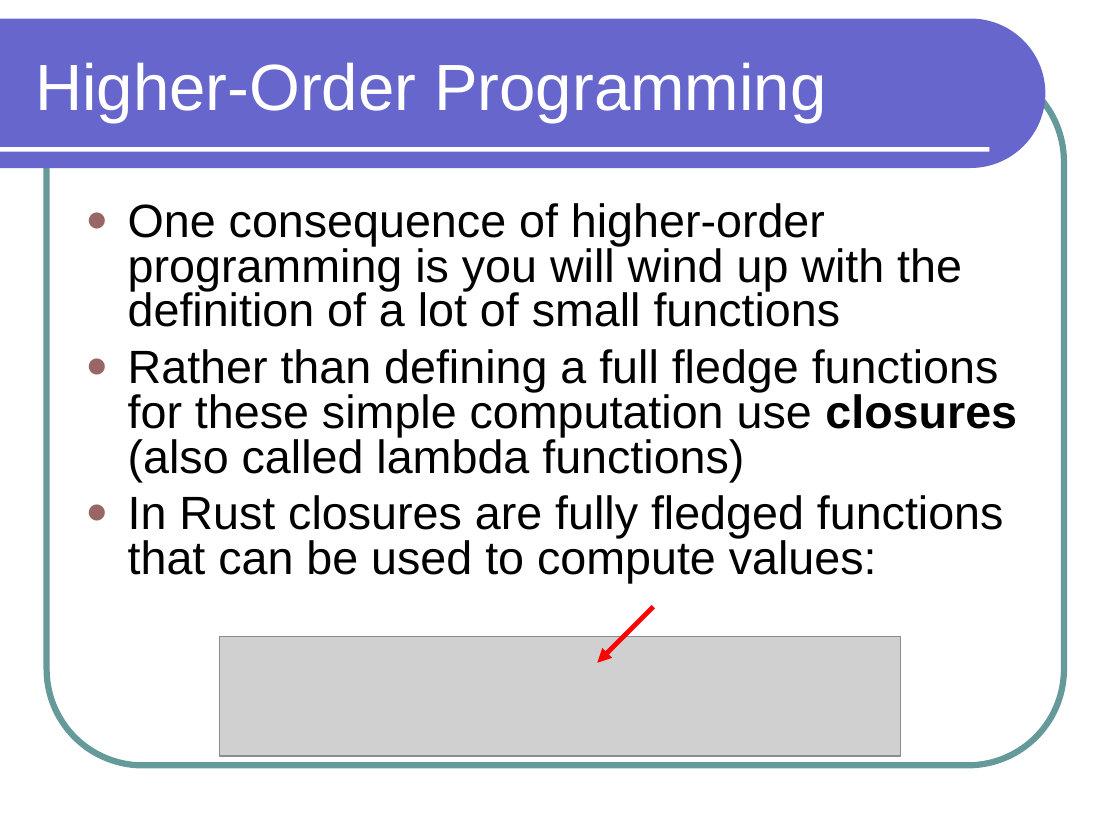
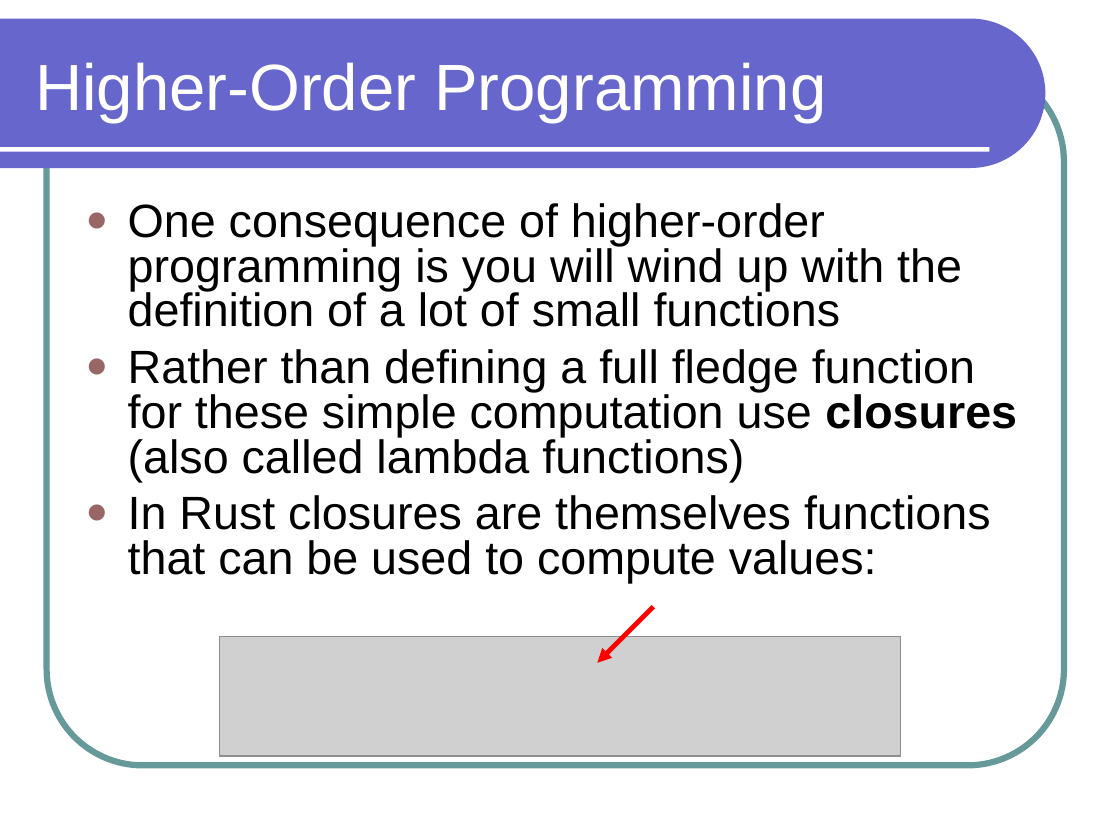
Before and after one commit to lutzhamel/CSC301, a slide deck: slide 4 of notes/csc301-ln008.ppt. Drawn at 1120x840 pixels with LibreOffice and Linux fonts; fonts in the diff are those of the drawing; grey boxes stand for pictures. Boxes give left, top, right and bottom in pixels: in the first picture for what was removed or moved away, otherwise in the second. Text is boxed around its words. In the diff, an @@ line names an element or a change of style, - is before the commit and + after.

```diff
--- a/notes/csc301-ln008.ppt
+++ b/notes/csc301-ln008.ppt
@@ text at <box>128,349,1017,583</box>: text changed @@
-● Rather than defining a full fledge functions for these simple computation use closures (also called lambda functions)
-● In Rust closures are fully fledged functions that can be used to compute values:
+● Rather than defining a full fledge function for these simple computation use closures (also called lambda functions)
+● In Rust closures are themselves functions that can be used to compute values:
```
Also in this commit, not shown: 1 other file.
